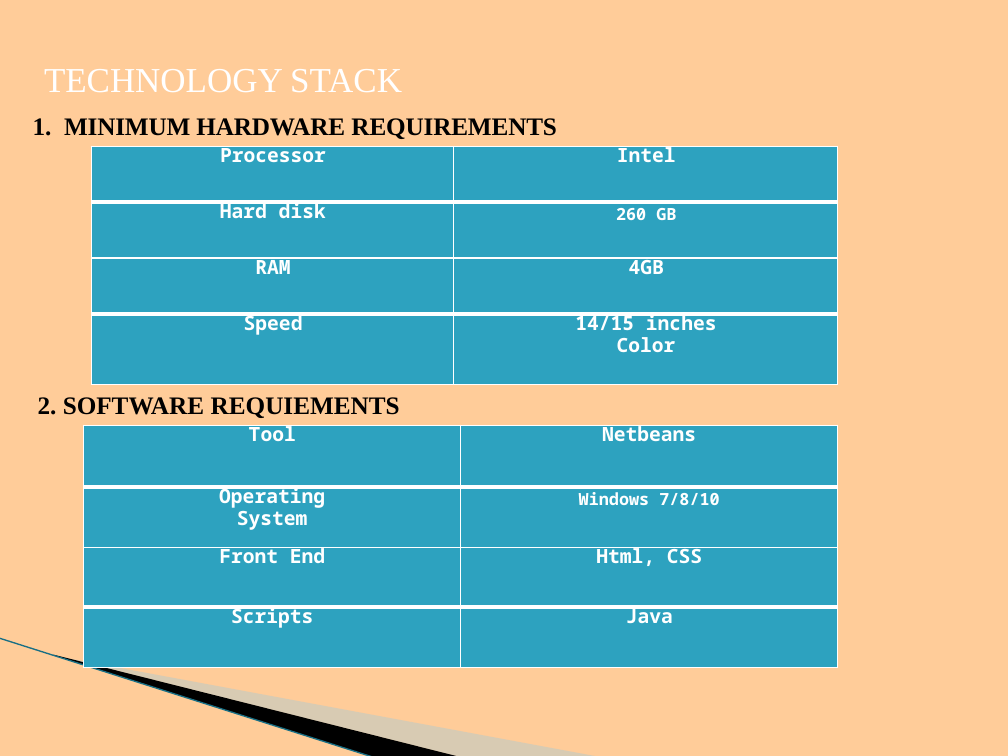
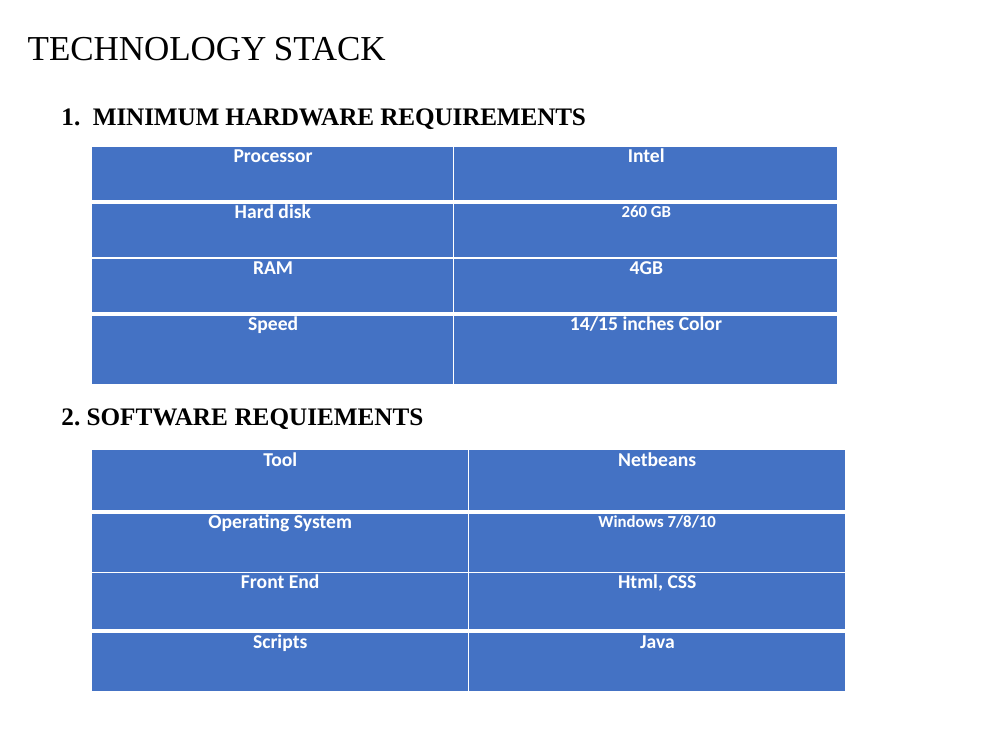
Before and after one commit to BHARGAVKR2000/Event-Detetion-System, a slide deck: slide 9 of project-E10.pptx (slide 10 before the commit). Drawn at 1008x756 pixels with LibreOffice and Linux fonts; fonts in the diff are those of the drawing; background and template pictures are left out. Boxes give left, top, right and bottom in pixels: in the first picture for what was removed or moved away, otherwise in the second. Text is boxed around its words. In the diff, an @@ line names an element or a change of style, - is before the commit and + after.

```diff
--- a/project-E10.pptx
+++ b/project-E10.pptx
@@ background #FFCC99 to #FFFFFF @@
@@ text "TECHNOLOGY STACK": place and size @@
-text "TECHNOLOGY STACK" at <box>44,69,402,92</box>
+text "TECHNOLOGY STACK" at <box>28,37,386,61</box>
@@ text "TECHNOLOGY STACK" at <box>28,37,386,61</box>: text colour #FFFFFF to #000000 @@
@@ text "MINIMUM HARDWARE REQUIREMENTS": place and size @@
-text "MINIMUM HARDWARE REQUIREMENTS" at <box>64,118,557,139</box>
+text "MINIMUM HARDWARE REQUIREMENTS" at <box>93,108,586,129</box>
@@ text "MINIMUM HARDWARE REQUIREMENTS" at <box>93,108,586,129</box>: list level 2 to 1 in "MINIMUM HARDWARE REQUIREMENTS" @@
@@ table at <box>92,146,838,384</box> @@
@@ fill #2DA2BF to #4472C4 in 8 cells @@
@@ font Noto Sans Mono to Calibri @@
@@ text "2. SOFTWARE REQUIEMENTS": place and size @@
-text "2. SOFTWARE REQUIEMENTS" at <box>38,397,400,418</box>
+text "2. SOFTWARE REQUIEMENTS" at <box>61,408,424,429</box>
@@ table at <box>92,450,846,691</box> @@
@@ fill #2DA2BF to #4472C4 in 8 cells @@
@@ font Noto Sans Mono to Calibri @@
@@ table: place and size @@
-table at <box>84,425,838,667</box>
+table at <box>92,450,846,691</box>
@@ freeform shape removed at <box>79,551,498,711</box> @@
@@ freeform shape removed at <box>0,638,413,731</box> @@
@@ line removed from (0, 638) to (374, 756) @@
```
Also in this commit, not shown: 20 other slides changed, 4 slides added, 6 slides removed, 1 other file.
